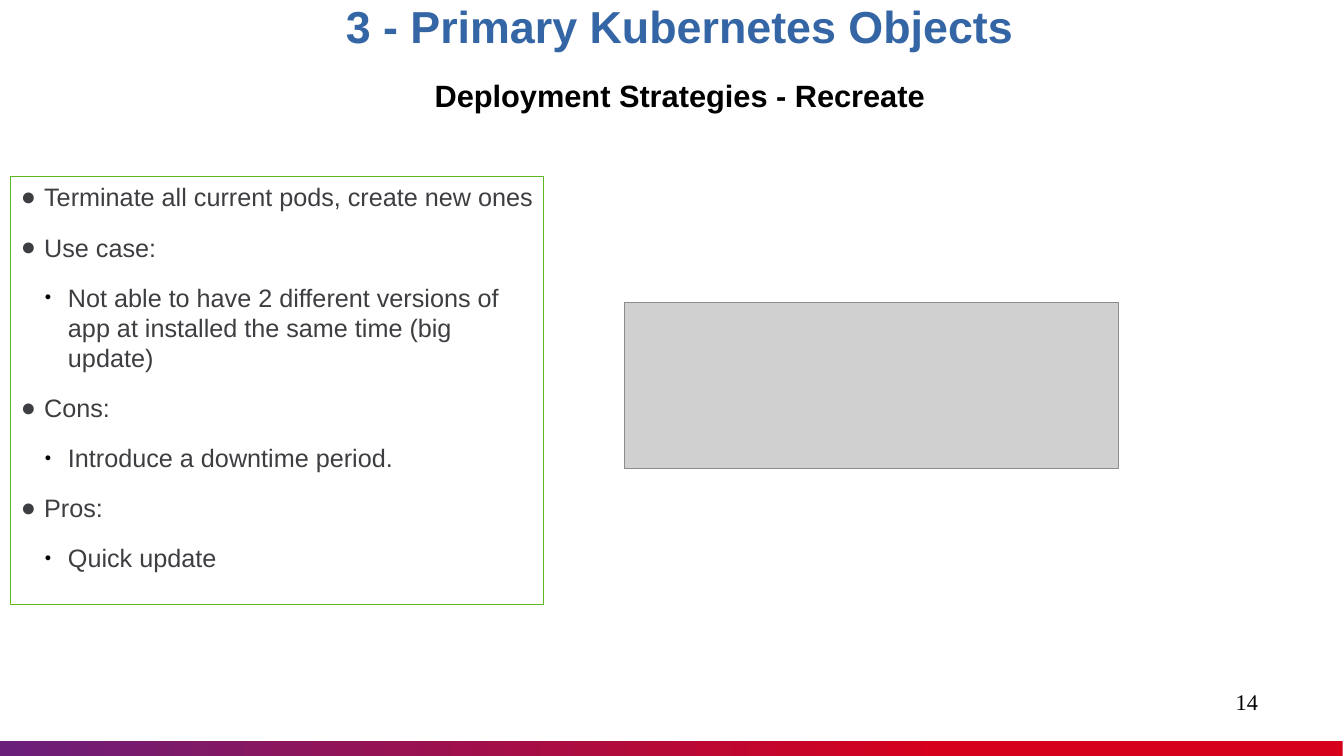
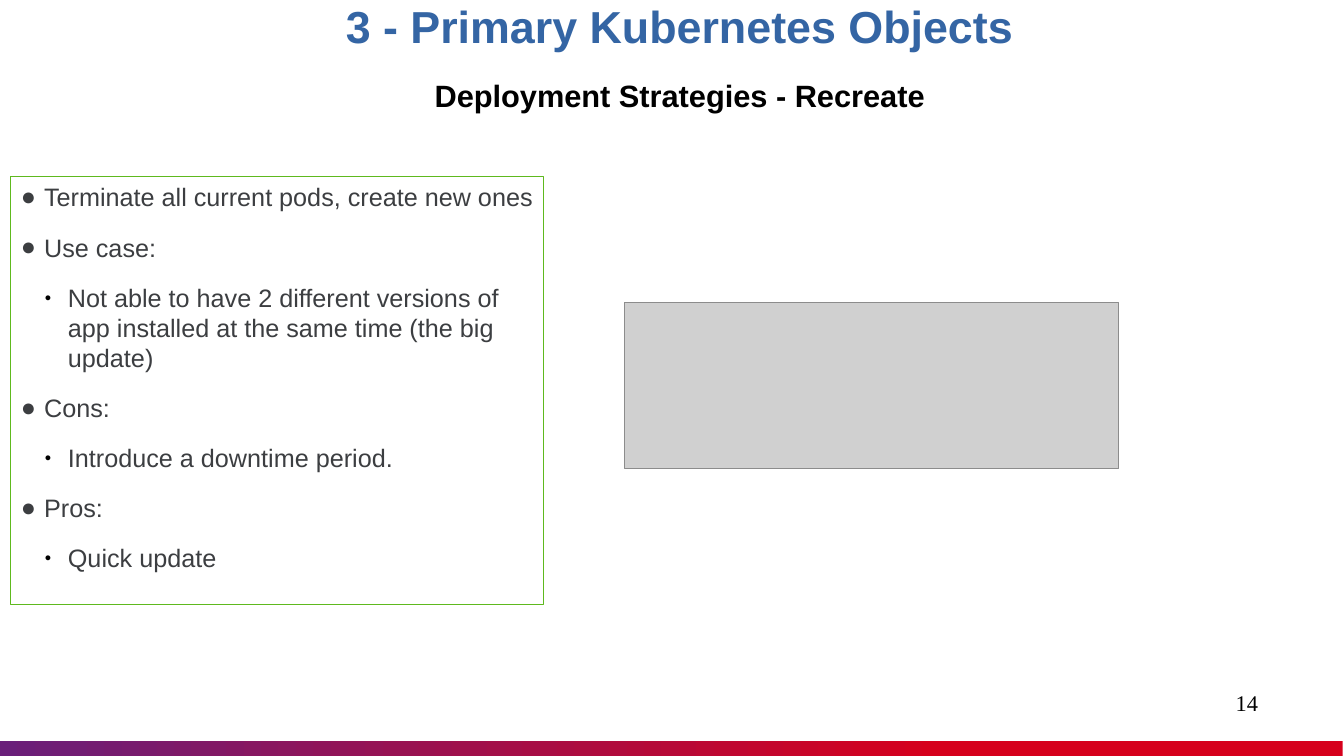
Before and after one commit to nashtech-garage/kubernetes, a slide deck: slide 14 of documents/K8s_Knowledge_Sharing.pptx. Drawn at 1344x756 pixels with LibreOffice and Linux fonts; fonts in the diff are those of the drawing; grey boxes stand for pictures. Boxes give left, top, right and bottom in pixels: in the first picture for what was removed or moved away, otherwise in the second. Text is boxed around its words. In the diff, an @@ line names an element or a change of style, - is before the commit and + after.

```diff
--- a/documents/K8s_Knowledge_Sharing.pptx
+++ b/documents/K8s_Knowledge_Sharing.pptx
@@ text in rectangle at (68,288,499,373): text changed @@
-  ● Not able to have 2 different versions of app at installed the same time (big update)
+  ● Not able to have 2 different versions of app installed at the same time (the big update)
```
Also in this commit, not shown: 2 other slides changed.
